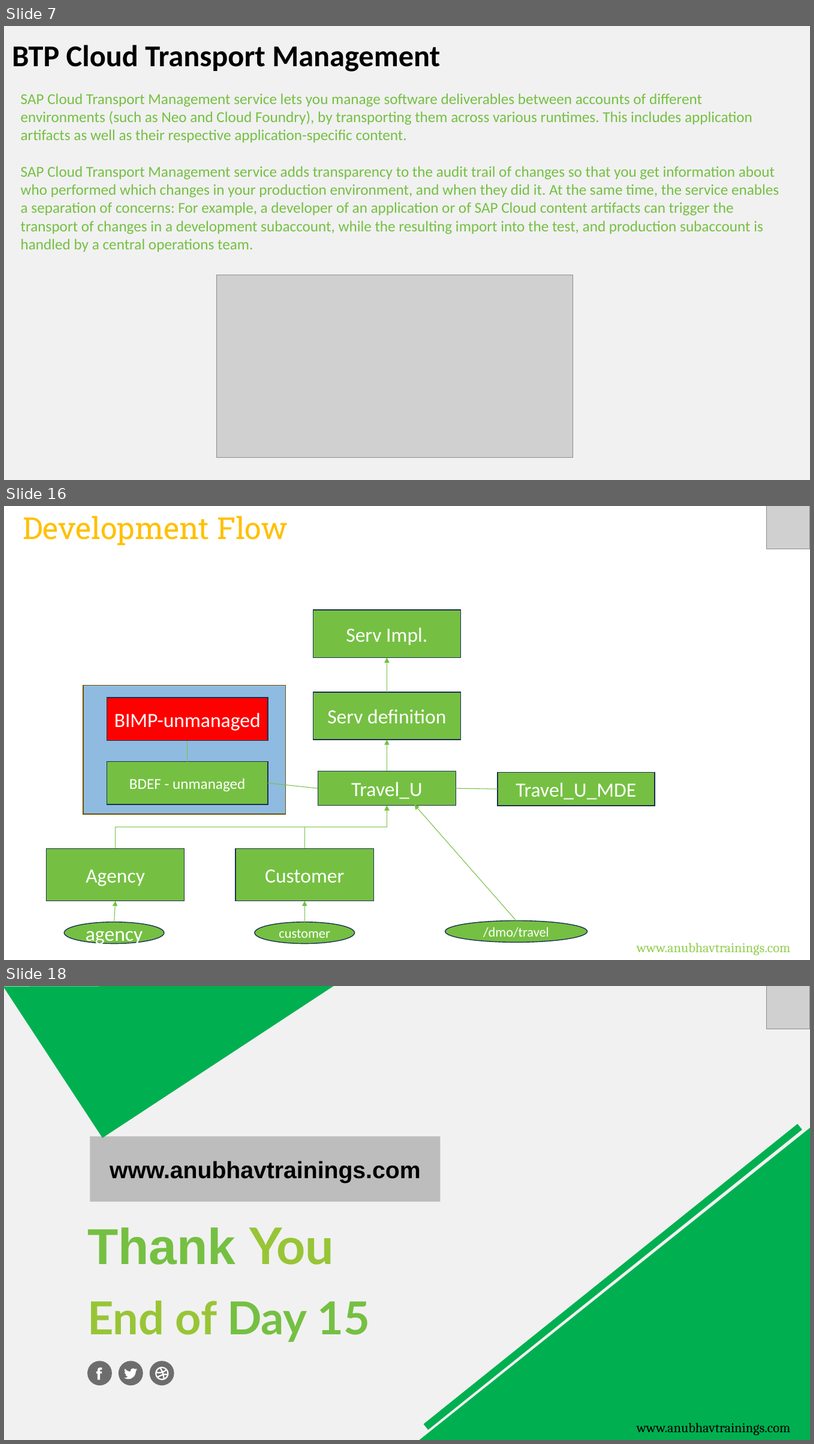
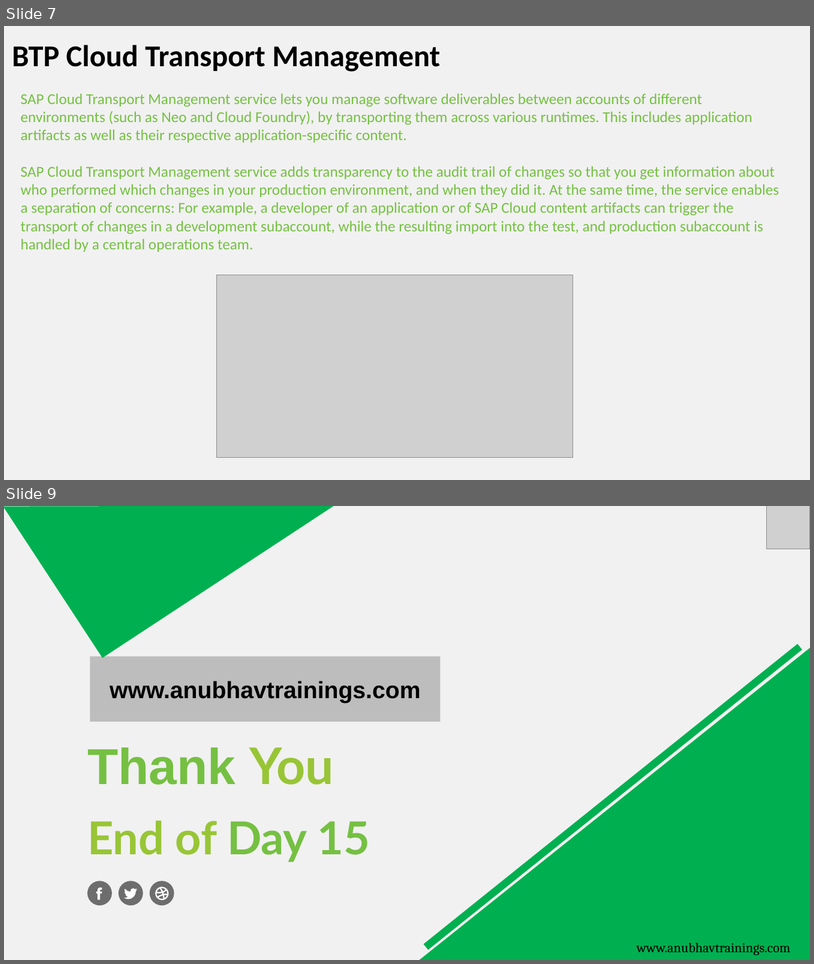
Before and after one commit to tprudhvisap/RAP_Training_Applied_Materials, a slide deck: Day 15/DAY-15.pptx. Shown one above the other, each under a label of ours: slides 7, 16 and 18 before the commit, slides 7 and 9 after it; the slides between them are not shown. The pictures are 814x1444 and 814x964 pixels, drawn with LibreOffice and Linux fonts; fonts in the diff are those of the drawing; grey boxes stand for pictures. Boxes give left, top, right and bottom in pixels: in the first picture for what was removed or moved away, otherwise in the second. Text is boxed around its words. In the diff, an @@ line names an element or a change of style, - is before the commit and + after.

```diff
--- a/Day 15/DAY-15.pptx
+++ b/Day 15/DAY-15.pptx
@@ slide 16 removed at box(4, 506, 810, 960), background #FFFFFF @@
@@ text removed at box(23, 516, 288, 546) @@
-Development Flow
@@ picture removed at box(767, 506, 810, 549) @@
@@ rectangle removed at box(313, 610, 461, 658) @@
-Serv Impl.
@@ arrow removed from (387, 692) to (387, 657) @@
@@ rectangle removed at box(83, 685, 286, 814) @@
@@ rectangle removed at box(107, 698, 268, 741) @@
-BIMP-unmanaged
@@ rectangle removed at box(313, 692, 461, 739) @@
-Serv definition
@@ arrow removed from (387, 771) to (387, 739) @@
@@ line removed from (188, 740) to (188, 761) @@
@@ rectangle removed at box(107, 761, 268, 804) @@
-BDEF - unmanaged
@@ rectangle removed at box(318, 771, 456, 805) @@
-Travel_U
@@ rectangle removed at box(498, 772, 655, 805) @@
-Travel_U_MDE
@@ line removed from (268, 783) to (318, 788) @@
@@ line removed from (456, 788) to (498, 789) @@
@@ elbow arrow removed from (116, 849) to (387, 805) @@
@@ elbow arrow removed from (305, 849) to (387, 805) @@
@@ arrow removed from (516, 921) to (415, 804) @@
@@ rectangle removed at box(47, 849, 184, 901) @@
-Agency
@@ rectangle removed at box(236, 849, 374, 901) @@
-Customer
@@ arrow removed from (114, 922) to (116, 900) @@
@@ arrow removed from (305, 922) to (305, 900) @@
@@ ellipse removed at box(65, 922, 164, 943) @@
-agency
@@ ellipse removed at box(254, 922, 354, 943) @@
-customer
@@ ellipse removed at box(445, 921, 587, 942) @@
-/dmo/travel
@@ text removed at box(637, 942, 791, 955) @@
-www.anubhavtrainings.com
@@ what was slide 18 is now slide 9 @@
```
Also in this commit, not shown: 8 other slides removed, 1 other file.
